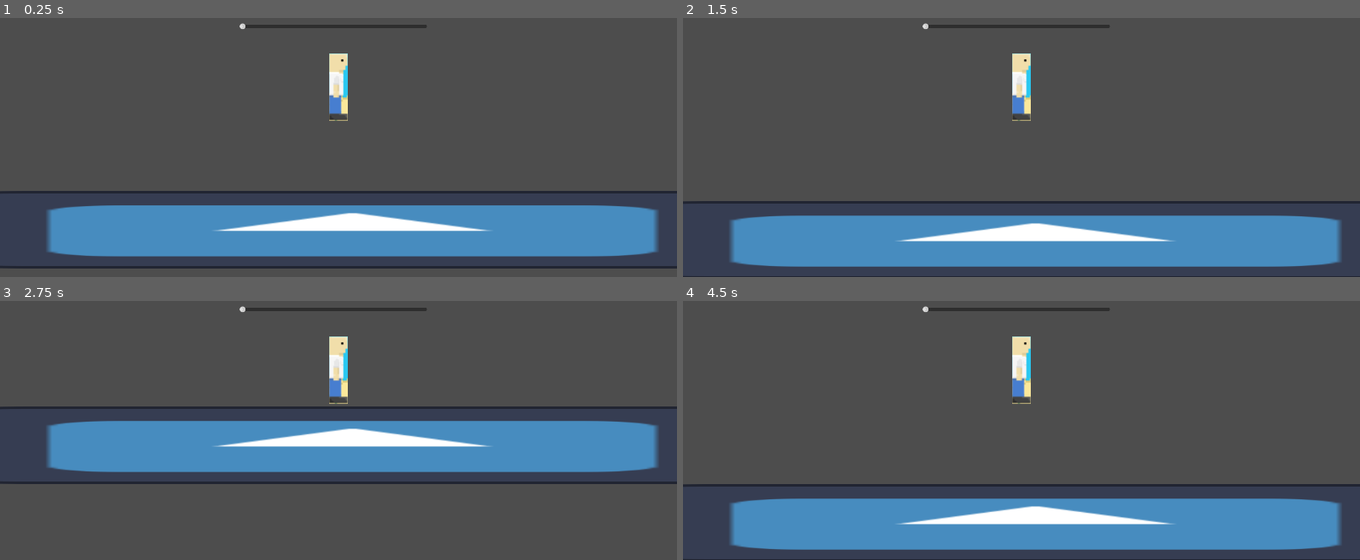
Above: before the commit, frames 1-4 (two rows, left to right).
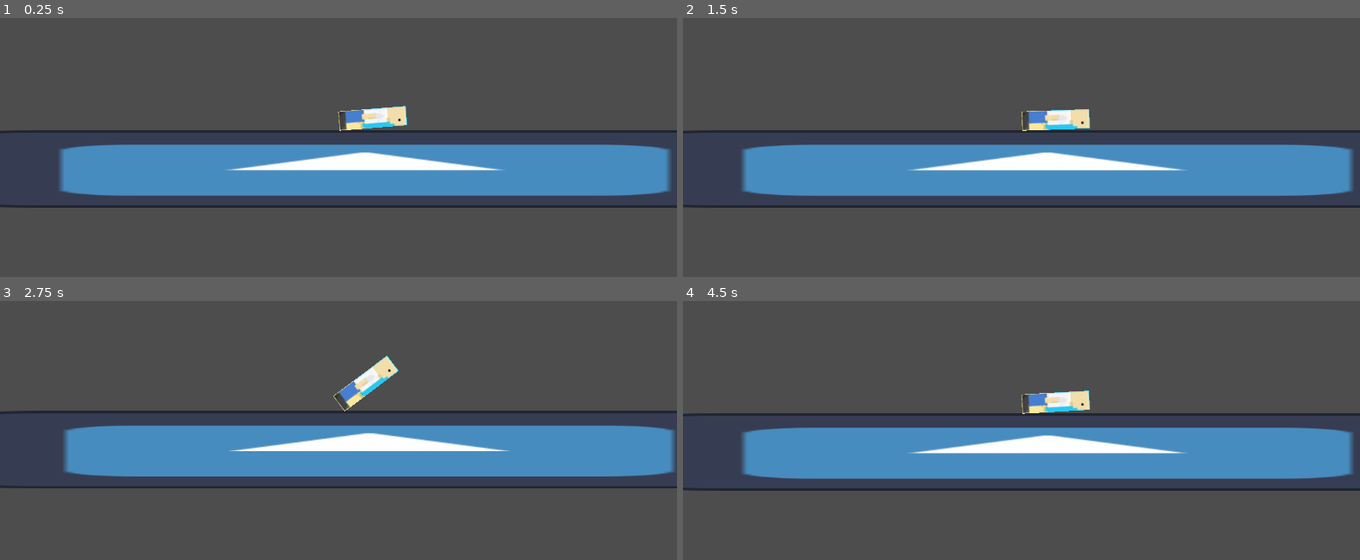
Above: after the commit, the same moments.

Repository: Someone-That/Getaway-Shooting
Game: Godot game, scene res://Scenes/main.tscn
Two runs of this game, one before a commit and one after it. Both use one fixed random seed, a clock stepped at 60 frames per second and the inputs below. The engine's default icon, where the game draws it, is replaced by a stand-in: a white triangle on a blue panel in a dark square.
Inputs:
- Up to frame 1 (0.25 s): no input
- Up to frame 2 (1.5 s): hold E (p1right) 0.53-1.28 s; tap R (p1use) at 0.6, 1.35 s; hold W (p1left) from 1.28 s (still down)
- Up to frame 3 (2.75 s): release W (p1left) at 2.03 s; hold E (p1right) from 2.03 s (still down); tap R (p1use) at 2.1 s
- Up to frame 4 (4.5 s): tap R (p1use) at 2.85, 3.6, 4.35 s; release E (p1right) at 3.53 s; hold W (p1left) from 3.53 s (still down)

The runs differ from the first frame. In frame 1, 39% of the frame differs, in the area x 0-100%, y 1-97%; in frame 2, 40%, in the area x 0-100%, y 1-100%; in frame 3, 12%; in frame 4, 40%.

Commit message:
really grabbing at straws rn

Diff:
--- a/Scenes/character.tscn
+++ b/Scenes/character.tscn
@@ -11,7 +11,6 @@
 size = Vector2(47.295, 166.39)
 
 [node name="RigidBody2D" type="RigidBody2D"]
-center_of_mass_mode = 1
 physics_material_override = SubResource("PhysicsMaterial_mpnnt")
 gravity_scale = 1.1
 max_contacts_reported = 1
@@ -37,6 +36,7 @@
 position_smoothing_speed = 10.0
 
 [node name="Control" type="Control" parent="."]
+visible = false
 layout_mode = 3
 anchors_preset = 0
 offset_right = 40.0
--- a/Scenes/main.tscn
+++ b/Scenes/main.tscn
@@ -1,12 +1,14 @@
-[gd_scene load_steps=4 format=3 uid="uid://lm2lsp84shua"]
+[gd_scene load_steps=5 format=3 uid="uid://lm2lsp84shua"]
 
 [ext_resource type="Texture2D" uid="uid://bw8kdjg0rj4sq" path="res://icon.svg" id="1_1ypgl"]
+[ext_resource type="Script" path="res://Scripts/globals.gd" id="1_6fyr2"]
 [ext_resource type="PackedScene" uid="uid://kar43gtfxsa6" path="res://Scenes/character.tscn" id="2_hydm3"]
 
 [sub_resource type="RectangleShape2D" id="RectangleShape2D_f066a"]
 size = Vector2(2143, 283)
 
 [node name="main" type="Node2D"]
+script = ExtResource("1_6fyr2")
 
 [node name="StaticBody2D" type="StaticBody2D" parent="."]
 position = Vector2(594, 530)
@@ -20,4 +22,5 @@
 texture = ExtResource("1_1ypgl")
 
 [node name="character" parent="." instance=ExtResource("2_hydm3")]
-position = Vector2(568, 186)
+position = Vector2(539, 361)
+rotation = 1.5708
--- a/Scripts/character.gd
+++ b/Scripts/character.gd
@@ -25,39 +25,57 @@
 
 # Called when the node enters the scene tree for the first time.
 func _ready():
+	randomize()
+	globals.data.append("reloaded")
+	await get_tree().create_timer(2.0).timeout
+	get_tree().reload_current_scene()
 	pass # Replace with function body.
 
 
 # Called every frame. 'delta' is the elapsed time since the previous frame.
+#func _physics_process(delta):
+#	lock_rotation = false
+#	center_of_mass_mode = CENTER_OF_MASS_MODE_AUTO
+#	if Input.is_action_pressed("p1left") and not Input.is_action_pressed("p1right"):
+#		turn(-1, delta)
+#
+#	if Input.is_action_pressed("p1right") and not Input.is_action_pressed("p1left"):
+#		turn(1, delta)
+#	direction = rotation_degrees/abs(rotation_degrees)
+#
+#	#rotation_degrees = clamp(rotation_degrees, -max_rotation, max_rotation)
+#
+##	if rotation_degrees < 0:
+##		change_pivot_point("left")
+##	else:
+##		change_pivot_point("right")
+#
+#	if Input.is_action_just_pressed("p1use"):
+#		get_tree().reload_current_scene()
+#
+#	if (Input.is_action_just_released("p1right") or Input.is_action_just_released("p1left")) and on_floor:
+#		linear_velocity += -transform.y.normalized() * jump_force
+#		turning = false
+#		physics_material_override.bounce = default_bounce
+#		angular_velocity = 0
+#		angular_damp
+#		pass
+#
+#	apply_bobble_effect(delta)
+
+
 func _physics_process(delta):
-	lock_rotation = false
-	center_of_mass_mode = CENTER_OF_MASS_MODE_AUTO
-	if Input.is_action_pressed("p1left") and not Input.is_action_pressed("p1right"):
-		turn(-1, delta)
-
-	if Input.is_action_pressed("p1right") and not Input.is_action_pressed("p1left"):
-		turn(1, delta)
-	direction = rotation_degrees/abs(rotation_degrees)
-
-	#rotation_degrees = clamp(rotation_degrees, -max_rotation, max_rotation)
-
-#	if rotation_degrees < 0:
-#		change_pivot_point("left")
-#	else:
-#		change_pivot_point("right")
+	#direction = rotation_degrees/abs(rotation_degrees)
 
 	if Input.is_action_just_pressed("p1use"):
 		get_tree().reload_current_scene()
 
-	if (Input.is_action_just_released("p1right") or Input.is_action_just_released("p1left")) and on_floor:
-		linear_velocity += -transform.y.normalized() * jump_force
-		turning = false
-		physics_material_override.bounce = default_bounce
-		angular_velocity = 0
-		angular_damp
-		pass
+	if rotation_degrees < 0:
+		return
+	var random_value = randi_range(-10,120)
+	globals.data.append(random_value)
 
-	apply_bobble_effect(delta)
+	apply_torque(-ground_torque * delta * random_value)
 
 
 func apply_bobble_effect(delta):
--- /dev/null
+++ b/Scripts/globals.gd
@@ -0,0 +1,3 @@
+extends Node2D
+
+var data = []
--- a/project.godot
+++ b/project.godot
@@ -14,6 +14,10 @@
 run/main_scene="res://Scenes/main.tscn"
 config/features=PackedStringArray("4.1", "Forward Plus")
 config/icon="res://icon.svg"
+
+[autoload]
+
+globals="*res://Scripts/globals.gd"
 
 [display]
 
